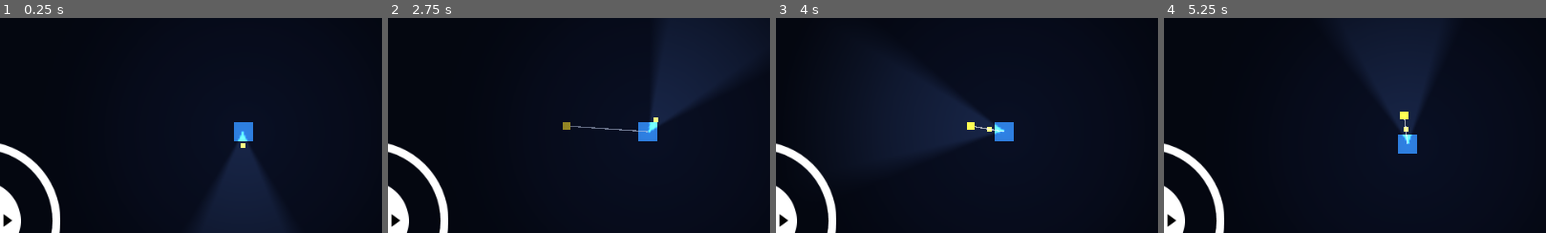
Above: before the commit, frames 1-4 (left to right).
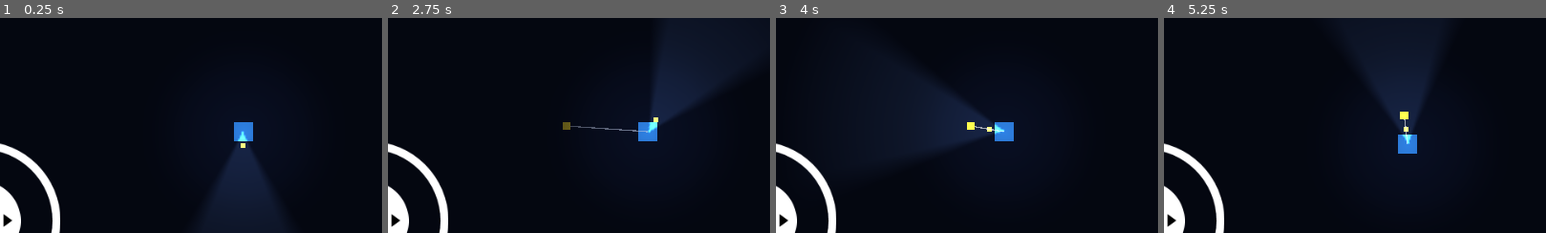
Above: after the commit, the same moments.

Repository: brian18964-bot/fishock
Game: Godot game, scene res://scenes/main.tscn
Two runs of this game, one before a commit and one after it. Both use one fixed random seed, a clock stepped at 60 frames per second and the inputs below.
Inputs (mouse positions are % of the whole screen's width and height, from its top left):
- Up to frame 1 (0.25 s): no input
- Up to frame 2 (2.75 s): tap Enter at 0.5, 2 s; move the mouse to (72, 45) at 0.52 s; hold Right (ui_right) 0.53-1.25 s; hold F 0.53-1.25 s; click (72, 45) at 0.67 s; tap Space at 0.77, 1.25 s; drag from (30, 55) to (45, 70) at 1.27 s; move the mouse to (60, 28) at 2.02 s; hold Right (ui_right) from 2.03 s (still down); hold R from 2.03 s (still down)
- Up to frame 3 (4 s): release Right (ui_right) at 2.75 s; release R at 2.75 s; tap Space at 2.75, 3.77 s; drag from (45, 70) to (20, 35) at 2.77 s; tap Enter at 3.5 s; move the mouse to (80, 65) at 3.52 s; hold Left (ui_left) from 3.53 s (still down); hold Shift from 3.53 s (still down)
- Up to frame 4 (5.25 s): release Left (ui_left) at 4.25 s; release Shift at 4.25 s; drag from (20, 35) to (35, 25) at 4.27 s; tap Space at 5 s; move the mouse to (55, 50) at 5.02 s; hold Down (ui_down) from 5.03 s (still down); hold F from 5.03 s (still down); click (55, 50) at 5.17 s
The pictures show only the part of the screen within x 18-68%, y 24-74%; the shares and areas given below are measured in that part.

The runs differ from the first frame. In frame 2, less than 0.1% of the frame differs, in the area x 45-52%, y 48-52%; in frame 3, less than 0.1%; in frame 4, less than 0.1%.

Commit message:
Fix light shadows not respecting occluders, shrink day vision radius
PointLight2D.shadow_enabled defaults to false in Godot, so the
obstacles' LightOccluder2D data was never actually consulted - every
light passed straight through them. Turned it on for the lantern, day
vision, and both fixed lights. Also shrank the day ambient halo
(2.2x -> 1.1x texture scale, ~280 -> ~140 unit radius), which was
covering more than half the screen.

Co-Authored-By: Claude Sonnet 5 <noreply@anthropic.com>
Claude-Session: https://claude.ai/code/session_01E8ouZNnFGnS8DUZSFp8fpg

Diff:
--- a/scripts/altar.gd
+++ b/scripts/altar.gd
@@ -9,6 +9,7 @@
 	light.texture_scale = 0.65
 	light.color = Color(1.0, 0.85, 0.55)
 	light.energy = 1.4
+	light.shadow_enabled = true
 
 func _process(_delta: float) -> void:
 	# Design doc §6/§3.4: the fixed light dies once night falls. The ghost's
--- a/scripts/day_vision.gd
+++ b/scripts/day_vision.gd
@@ -5,13 +5,14 @@
 ## reads through the daytime haze without needing to aim the lantern at it.
 ## Disappears entirely at night, leaving only the lantern.
 
-const RADIUS_SCALE := 2.2
+const RADIUS_SCALE := 1.1
 
 func _ready() -> void:
 	texture = LightTextureFactory.make_radial_texture(256, 0.45)
 	texture_scale = RADIUS_SCALE
 	color = Color(0.75, 0.8, 0.9)
 	energy = 0.55
+	shadow_enabled = true
 
 func _process(_delta: float) -> void:
 	visible = not GameState.is_night
--- a/scripts/escape_point.gd
+++ b/scripts/escape_point.gd
@@ -9,6 +9,7 @@
 	light.texture_scale = 0.65
 	light.color = Color(0.6, 1.0, 0.9)
 	light.energy = 1.4
+	light.shadow_enabled = true
 
 func _process(_delta: float) -> void:
 	light.visible = not GameState.is_night
--- a/scripts/lantern.gd
+++ b/scripts/lantern.gd
@@ -39,6 +39,7 @@
 func _ready() -> void:
 	texture = LightTextureFactory.make_cone_texture()
 	color = Color(1.0, 0.92, 0.75)
+	shadow_enabled = true
 
 
 func _process(delta: float) -> void:
